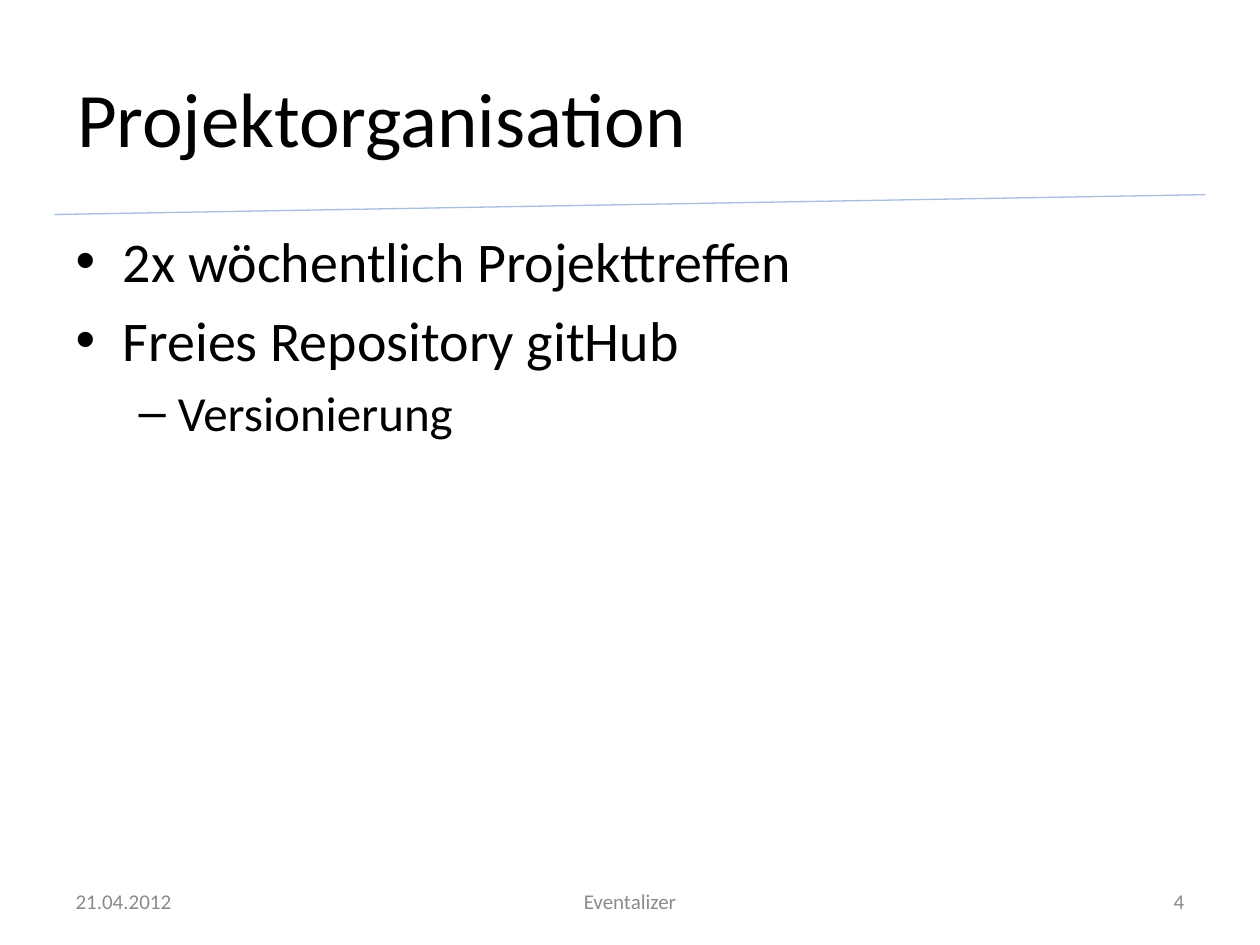
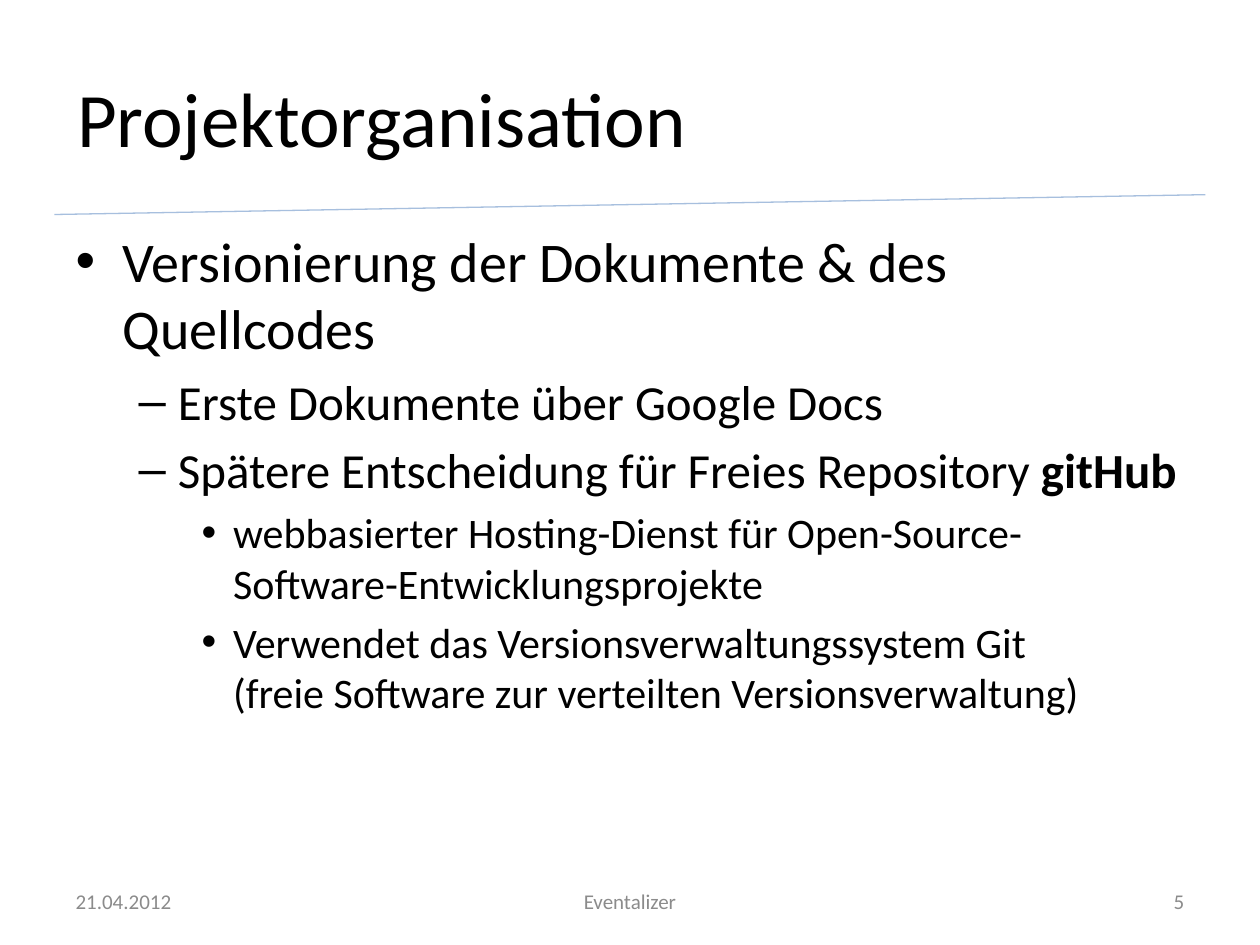
Before and after one commit to silkslostsoul/Eventalizer, a slide deck: slide 5 of Dokumente/Zwischenstand zum 2012 04 21.pptx (slide 4 before the commit). Drawn at 1260x945 pixels with LibreOffice and Linux fonts; fonts in the diff are those of the drawing; background and template pictures are left out. Boxes give left, top, right and bottom in pixels: in the first picture for what was removed or moved away, otherwise in the second. Text is boxed around its words. In the diff, an @@ line names an element or a change of style, - is before the commit and + after.

```diff
--- a/Dokumente/Zwischenstand zum 2012 04 21.pptx
+++ b/Dokumente/Zwischenstand zum 2012 04 21.pptx
@@ text at box(123, 243, 1177, 716): text changed; size 32 to 24 pt @@
-• 2x wöchentlich Projekttreffen
-• Freies Repository gitHub
-  – Versionierung
+• Versionierung der Dokumente & des Quellcodes
+  – Erste Dokumente über Google Docs
+  – Spätere Entscheidung für Freies Repository gitHub
+    • webbasierter Hosting-Dienst für Open-Source-Software-Entwicklungsprojekte
+    • Verwendet das Versionsverwaltungssystem Git
+      (freie Software zur verteilten Versionsverwaltung)
@@ page number at box(1174, 895, 1185, 909): text changed @@
-4
+5
```
Also in this commit, not shown: 3 other slides changed, 8 slides added, 2 other files.
